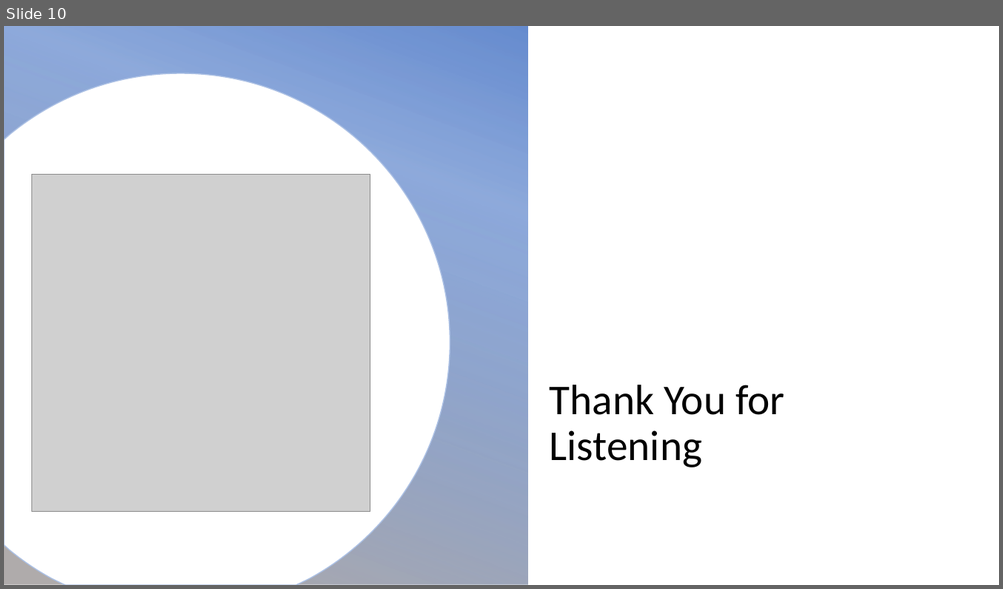
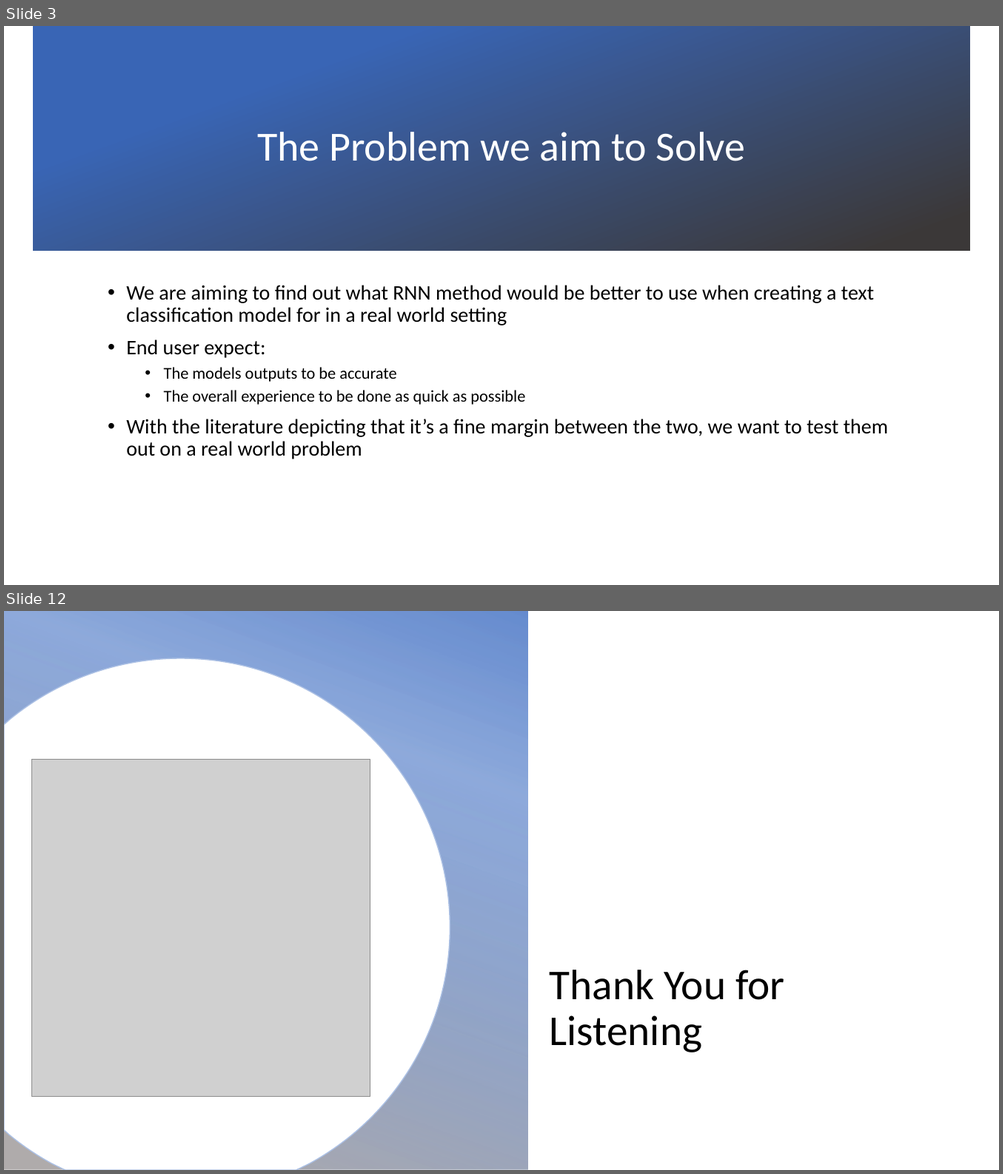
Before and after one commit to codingWithAndy/CSCM38-Adv_Topics-Cyber_Security_and_Ai, a slide deck: Coursework 1/CSCM38- Adv Topics – Cyber Security and Ai Project Proposal.pptx. Shown one above the other, each under a label of ours: slide 10 before the commit, slides 3 and 12 after it; the slides between them are not shown. The pictures are 1003x589 and 1003x1174 pixels, drawn with LibreOffice and Linux fonts; fonts in the diff are those of the drawing; grey boxes stand for pictures; background and template pictures are left out. Boxes give left, top, right and bottom in pixels: in the first picture for what was removed or moved away, otherwise in the second. Text is boxed around its words. In the diff, an @@ line names an element or a change of style, - is before the commit and + after.

```diff
--- a/Coursework 1/CSCM38- Adv Topics – Cyber Security and Ai Project Proposal.pptx
+++ b/Coursework 1/CSCM38- Adv Topics – Cyber Security and Ai Project Proposal.pptx
@@ slide 3 added at [4,26,999,585], background picture (left out) @@
@@ rectangle added at [33,26,970,250], fill gradient #3965B5 to #3B3838 @@
@@ title added at [257,132,745,161], 40 pt, text #FFFFFF @@
+The Problem we aim to Solve
@@ text added at [126,285,888,460], 20 pt, text #000000 @@
+• We are aiming to find out what RNN method would be better to use when creating a text classification model for in a real world setting
+• End user expect:
+  • The models outputs to be accurate
+  • The overall experience to be done as quick as possible
+• With the literature depicting that it’s a fine margin between the two, we want to test them out on a real world problem
@@ what was slide 10 is now slide 12 @@
```
Also in this commit, not shown: 6 slides changed, 6 other slides added, 3 slides removed, 13 other files.
